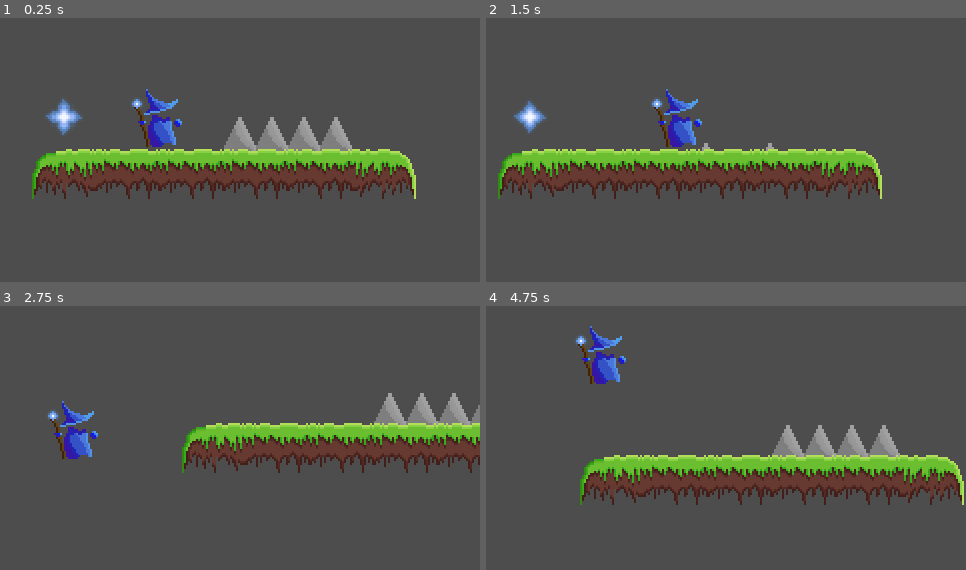
Above: before the commit, frames 1-4 (two rows, left to right).
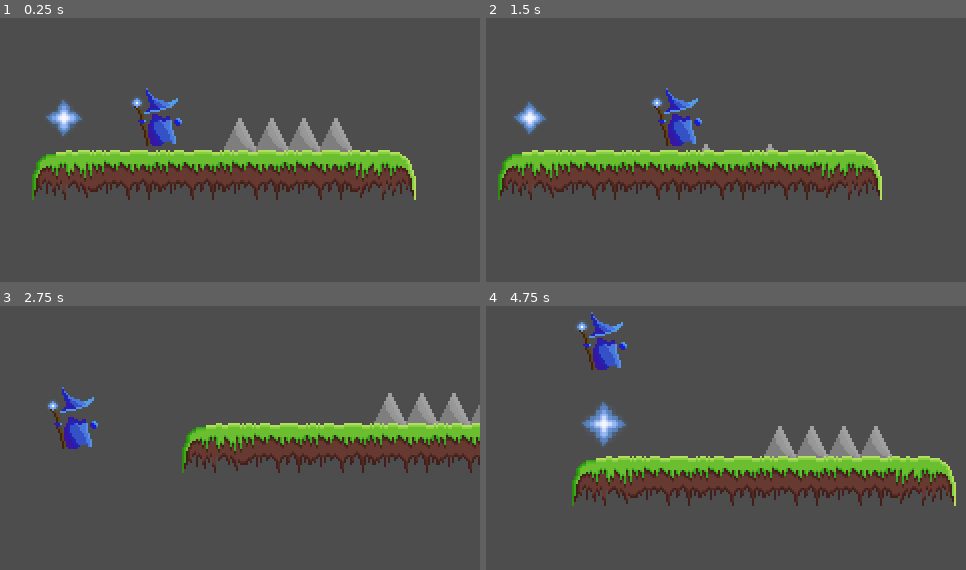
Above: after the commit, the same moments.

Repository: morganlabs-college/barrys-adventure
Game: Godot game, scene res://levels/main.tscn
Same seed, same stepped clock (60 frames per second), same inputs: the game is played once before the commit and once after it.
Inputs:
- Up to frame 1 (0.25 s): no input
- Up to frame 2 (1.5 s): hold Shift (Sprint) 0.53-1.28 s; hold Right (Right) from 0.53 s (still down); tap Space (Jump) at 0.77 s; tap Shift (Sprint) at 1.35 s
- Up to frame 3 (2.75 s): tap Space (Jump) at 1.52 s; release Right (Right) at 2.03 s; hold Left (Left) from 2.03 s (still down); hold Shift (Sprint) from 2.03 s (still down)
- Up to frame 4 (4.75 s): release Left (Left) at 2.78 s; release Shift (Sprint) at 2.78 s; hold Right (Right) 2.78-4.28 s; tap Shift (Sprint) at 2.85, 4.35 s; tap Space (Jump) at 3.02, 3.77, 4.52 s; hold Shift (Sprint) 3.53-4.28 s; hold Left (Left) from 4.28 s (still down)

The runs differ from the first frame. In frame 1, 2.3% of the frame differs, in the area x 6-87%, y 26-69%; in frame 2, 2.2%; in frame 3, 1.4%; in frame 4, 9.6%, in the area x 17-100%, y 2-76%.

Commit message:
feat: rising and falling animations for player

Diff:
--- a/src/components/player/movement.gd
+++ b/src/components/player/movement.gd
@@ -8,6 +8,8 @@
 const JUMP_TIME_DESCENT := 0.3
 
 var has_double_jumped := false
+
+@onready var sprite = $AnimatedSprite2D
 
 @onready var jump_velocity = ((2.0 * JUMP_HEIGHT) / JUMP_TIME_PEAK) * -1.0
 @onready var jump_gravity = ((-2.0 * JUMP_HEIGHT) / (JUMP_TIME_PEAK * JUMP_TIME_PEAK)) * -1.0
@@ -21,9 +23,14 @@
 func _physics_process(delta: float) -> void:
 	velocity.y += _get_gravity() * delta
 
-	var direction := Input.get_axis("Left", "Right")
-	var sprint_multiplier := SPRINT_MULTIPLIER if Input.is_action_pressed("Sprint") else 1.0
+	handle_jump()
+	handle_movement()
+	handle_animation()
 
+	move_and_slide()
+
+
+func handle_jump():
 	if Input.is_action_pressed("Jump"):
 		if is_on_floor():
 			velocity.y = jump_velocity
@@ -35,10 +42,24 @@
 	if is_on_floor():
 		has_double_jumped = false
 
+
+func handle_movement():
+	var direction := Input.get_axis("Left", "Right")
+	var sprint_multiplier := SPRINT_MULTIPLIER if Input.is_action_pressed("Sprint") else 1.0
+
 	if direction:
 		velocity.x = direction * SPEED * sprint_multiplier
 
 	else:
 		velocity.x = move_toward(velocity.x, 0, SPEED)
 
-	move_and_slide()
+
+func handle_animation():
+	if !is_on_floor() && velocity.y < 0:
+		sprite.play("rising")
+		return
+	if !is_on_floor() && velocity.y > 0:
+		sprite.play("falling")
+		return
+
+	sprite.play("running")
--- a/src/components/player/player.tscn
+++ b/src/components/player/player.tscn
@@ -1,41 +1,121 @@
-[gd_scene load_steps=9 format=3 uid="uid://b7qnu5d6ca3rh"]
+[gd_scene load_steps=19 format=3 uid="uid://b7qnu5d6ca3rh"]
 
 [ext_resource type="Texture2D" uid="uid://ilue013b5gmj" path="res://assets/player.png" id="1_jwvrk"]
 [ext_resource type="Script" path="res://components/player/movement.gd" id="1_l2xk2"]
 
-[sub_resource type="AtlasTexture" id="AtlasTexture_11kvr"]
+[sub_resource type="AtlasTexture" id="AtlasTexture_ub7ou"]
 atlas = ExtResource("1_jwvrk")
-region = Rect2(0, 0, 32, 32)
+region = Rect2(288, 0, 32, 48)
 
-[sub_resource type="AtlasTexture" id="AtlasTexture_hdi4o"]
+[sub_resource type="AtlasTexture" id="AtlasTexture_wcx8g"]
 atlas = ExtResource("1_jwvrk")
-region = Rect2(32, 0, 32, 32)
+region = Rect2(320, 0, 32, 48)
 
-[sub_resource type="AtlasTexture" id="AtlasTexture_aasyq"]
+[sub_resource type="AtlasTexture" id="AtlasTexture_as0al"]
 atlas = ExtResource("1_jwvrk")
-region = Rect2(64, 0, 32, 32)
+region = Rect2(352, 0, 32, 48)
 
-[sub_resource type="AtlasTexture" id="AtlasTexture_7tlwv"]
+[sub_resource type="AtlasTexture" id="AtlasTexture_5x17j"]
 atlas = ExtResource("1_jwvrk")
-region = Rect2(96, 0, 32, 32)
+region = Rect2(384, 0, 32, 48)
+
+[sub_resource type="AtlasTexture" id="AtlasTexture_ku8rc"]
+atlas = ExtResource("1_jwvrk")
+region = Rect2(416, 0, 32, 48)
+
+[sub_resource type="AtlasTexture" id="AtlasTexture_pcqtn"]
+atlas = ExtResource("1_jwvrk")
+region = Rect2(448, 0, 32, 48)
+
+[sub_resource type="AtlasTexture" id="AtlasTexture_ubgbq"]
+atlas = ExtResource("1_jwvrk")
+region = Rect2(128, 0, 32, 48)
+
+[sub_resource type="AtlasTexture" id="AtlasTexture_uhj5o"]
+atlas = ExtResource("1_jwvrk")
+region = Rect2(160, 0, 32, 48)
+
+[sub_resource type="AtlasTexture" id="AtlasTexture_yqm2y"]
+atlas = ExtResource("1_jwvrk")
+region = Rect2(192, 0, 32, 48)
+
+[sub_resource type="AtlasTexture" id="AtlasTexture_6qlny"]
+atlas = ExtResource("1_jwvrk")
+region = Rect2(224, 0, 32, 48)
+
+[sub_resource type="AtlasTexture" id="AtlasTexture_epddy"]
+atlas = ExtResource("1_jwvrk")
+region = Rect2(0, 0, 32, 48)
+
+[sub_resource type="AtlasTexture" id="AtlasTexture_4nt6c"]
+atlas = ExtResource("1_jwvrk")
+region = Rect2(32, 0, 32, 48)
+
+[sub_resource type="AtlasTexture" id="AtlasTexture_g0oya"]
+atlas = ExtResource("1_jwvrk")
+region = Rect2(64, 0, 32, 48)
+
+[sub_resource type="AtlasTexture" id="AtlasTexture_2us45"]
+atlas = ExtResource("1_jwvrk")
+region = Rect2(96, 0, 32, 48)
 
 [sub_resource type="SpriteFrames" id="SpriteFrames_vnylc"]
 animations = [{
 "frames": [{
 "duration": 1.0,
-"texture": SubResource("AtlasTexture_11kvr")
+"texture": SubResource("AtlasTexture_ub7ou")
 }, {
 "duration": 1.0,
-"texture": SubResource("AtlasTexture_hdi4o")
+"texture": SubResource("AtlasTexture_wcx8g")
 }, {
 "duration": 1.0,
-"texture": SubResource("AtlasTexture_aasyq")
+"texture": SubResource("AtlasTexture_as0al")
 }, {
 "duration": 1.0,
-"texture": SubResource("AtlasTexture_7tlwv")
+"texture": SubResource("AtlasTexture_5x17j")
+}, {
+"duration": 1.0,
+"texture": SubResource("AtlasTexture_ku8rc")
+}, {
+"duration": 1.0,
+"texture": SubResource("AtlasTexture_pcqtn")
 }],
 "loop": true,
-"name": &"default",
+"name": &"falling",
+"speed": 10.0
+}, {
+"frames": [{
+"duration": 1.0,
+"texture": SubResource("AtlasTexture_ubgbq")
+}, {
+"duration": 1.0,
+"texture": SubResource("AtlasTexture_uhj5o")
+}, {
+"duration": 1.0,
+"texture": SubResource("AtlasTexture_yqm2y")
+}, {
+"duration": 1.0,
+"texture": SubResource("AtlasTexture_6qlny")
+}],
+"loop": true,
+"name": &"rising",
+"speed": 10.0
+}, {
+"frames": [{
+"duration": 1.0,
+"texture": SubResource("AtlasTexture_epddy")
+}, {
+"duration": 1.0,
+"texture": SubResource("AtlasTexture_4nt6c")
+}, {
+"duration": 1.0,
+"texture": SubResource("AtlasTexture_g0oya")
+}, {
+"duration": 1.0,
+"texture": SubResource("AtlasTexture_2us45")
+}],
+"loop": true,
+"name": &"running",
 "speed": 3.0
 }]
 
@@ -52,9 +132,9 @@
 [node name="AnimatedSprite2D" type="AnimatedSprite2D" parent="."]
 position = Vector2(0, 8)
 sprite_frames = SubResource("SpriteFrames_vnylc")
-autoplay = "default"
-frame_progress = 0.201632
+animation = &"running"
+autoplay = "running"
 
 [node name="CollisionShape2D" type="CollisionShape2D" parent="."]
-position = Vector2(0.5, 8)
+position = Vector2(0, 9)
 shape = SubResource("RectangleShape2D_ve4l3")
--- a/src/levels/main.tscn
+++ b/src/levels/main.tscn
@@ -69,5 +69,3 @@
 
 [node name="CollisionShape2D" type="CollisionShape2D" parent="Environment/Killzone"]
 shape = SubResource("WorldBoundaryShape2D_dpo37")
-
-[connection signal="body_entered" from="Environment/Items/@Area2D@56943" to="Environment/Items/@Area2D@56943" method="_on_body_entered"]
Binary file changed: src/assets/player.png
Not shown, changed: assets/final/player.ase
